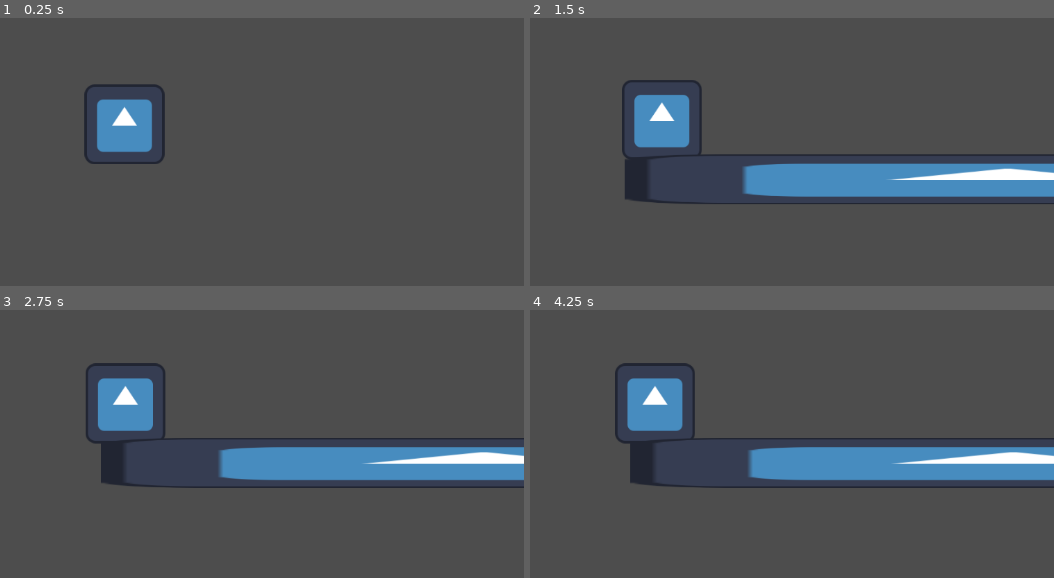
Above: before the commit, frames 1-4 (two rows, left to right).
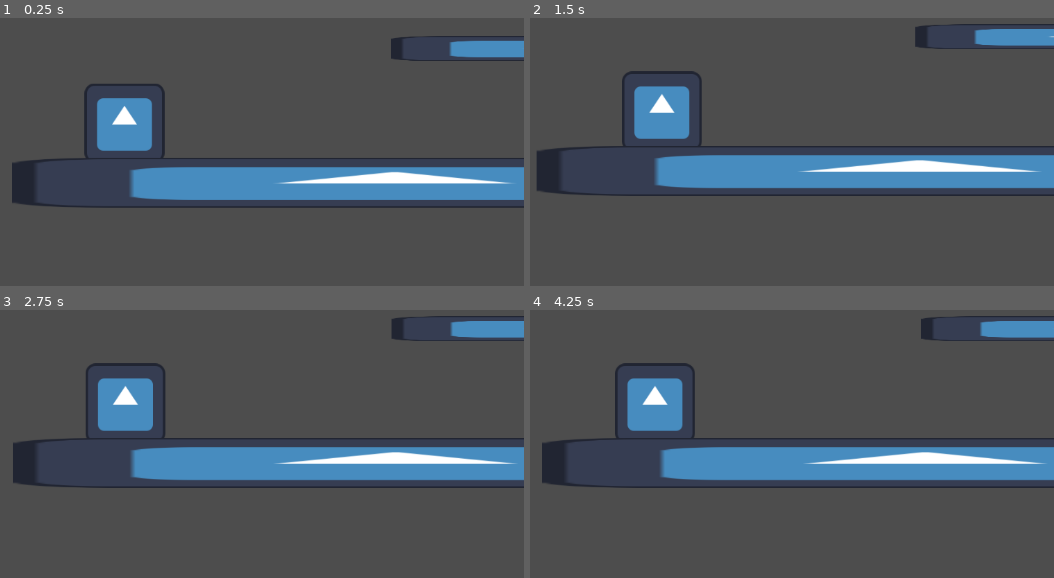
Above: after the commit, the same moments.

Repository: notmarrow/platform_grinder
Game: Godot game, scene res://scenes/escena_prueba.tscn
The game is run twice, just before and just after one commit, with the same random seed, the same clock (stepped at 60 frames per second) and the same inputs. The engine's default icon, where the game draws it, is replaced by a stand-in: a white triangle on a blue panel in a dark square.
Inputs (mouse positions are in pixels of both pictures, inside the frame that each line leads up to):
- Up to frame 1 (0.25 s): no input
- Up to frame 2 (1.5 s): move the mouse to (828, 39) at 0.52 s; tap A (a) at 0.6 s; tap D (d) at 0.8, 1.35 s; move the mouse to (outside the picture) at 1.27 s
- Up to frame 3 (2.75 s): tap A (a) at 1.55, 2.1 s; move the mouse to (outside the picture) at 2.02 s; tap D (d) at 2.3 s
- Up to frame 4 (4.25 s): move the mouse to (613, 444) at 2.77 s; click (613, 444) at 2.85 s; tap A (a) at 3.05 s; move the mouse to (896, 419) at 3.52 s; tap D (d) at 3.6 s

The runs differ from the first frame. In frame 1, 13% of the frame differs, in the area x 2-100%, y 6-71%; in frame 2, 13%, in the area x 1-100%, y 2-70%; in frame 3, 6.5%; in frame 4, 6.6%.

Commit message:
final movimiento

Diff:
--- a/scenes/escena_prueba.tscn
+++ b/scenes/escena_prueba.tscn
@@ -9,6 +9,21 @@
 [node name="escena_prueba" type="Node2D"]
 
 [node name="player" parent="." instance=ExtResource("1_5ubox")]
+position = Vector2(141, 503)
+
+[node name="floor2" type="StaticBody2D" parent="."]
+position = Vector2(874, 414)
+scale = Vector2(0.5, 0.5)
+
+[node name="CollisionShape2D" type="CollisionShape2D" parent="floor2"]
+scale = Vector2(1.84, 0.76)
+shape = SubResource("RectangleShape2D_h8nmn")
+metadata/_edit_lock_ = true
+
+[node name="Sprite2D" type="Sprite2D" parent="floor2"]
+scale = Vector2(9.58594, 0.625)
+texture = ExtResource("2_bwcbm")
+metadata/_edit_lock_ = true
 
 [node name="floor" type="StaticBody2D" parent="."]
 position = Vector2(574, 629)
